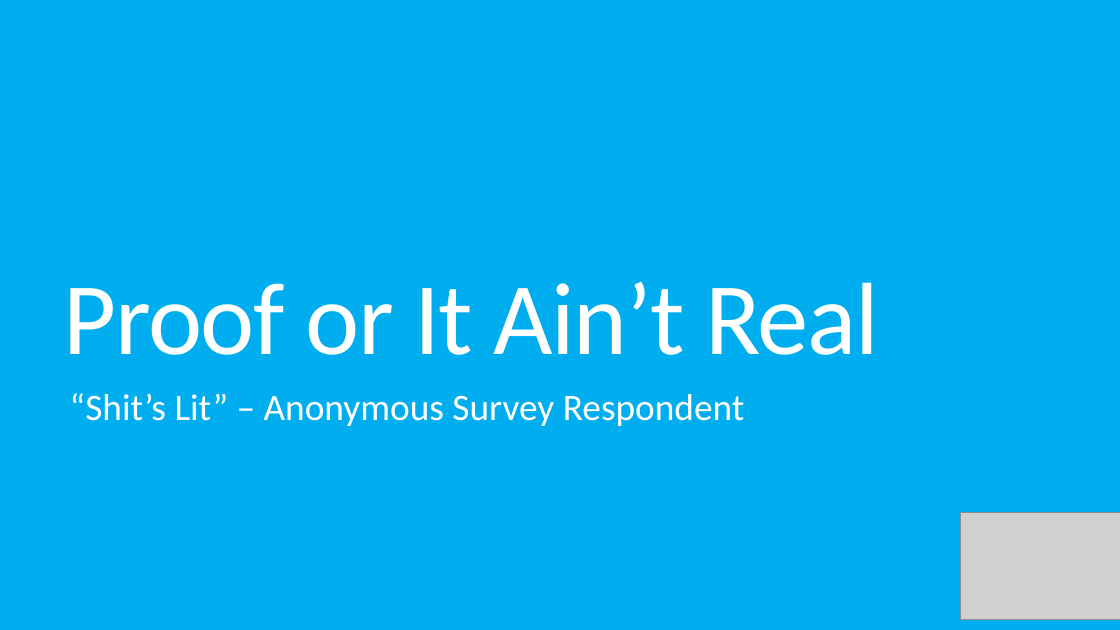
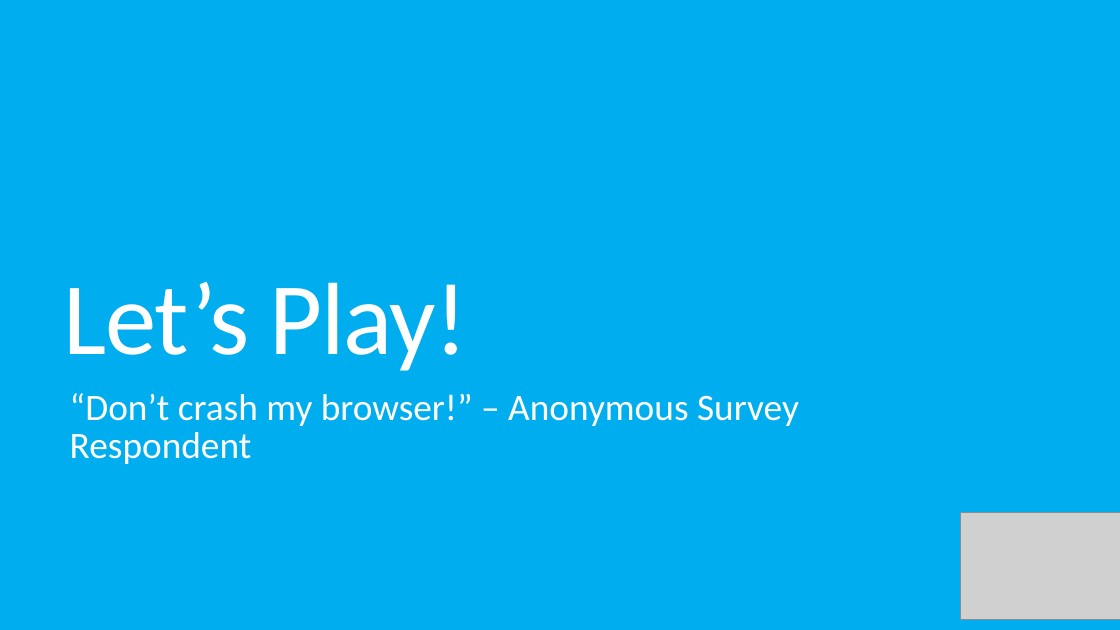
Before and after one commit to KelvinKKLin/GrateBox, a slide deck: slide 6 of Presentation.pptx. Drawn at 1120x630 pixels with LibreOffice and Linux fonts; fonts in the diff are those of the drawing; grey boxes stand for pictures. Boxes give left, top, right and bottom in pixels: in the first picture for what was removed or moved away, otherwise in the second. Text is boxed around its words. In the diff, an @@ line names an element or a change of style, - is before the commit and + after.

```diff
--- a/Presentation.pptx
+++ b/Presentation.pptx
@@ title at bbox=[64, 282, 468, 371]: text changed @@
-Proof or It Ain’t Real
+Let’s Play!
@@ text at bbox=[70, 393, 799, 464]: text changed @@
-“Shit’s Lit” – Anonymous Survey Respondent
+“Don’t crash my browser!” – Anonymous Survey Respondent
```
Also in this commit, not shown: 5 other slides changed, 1 other file.
